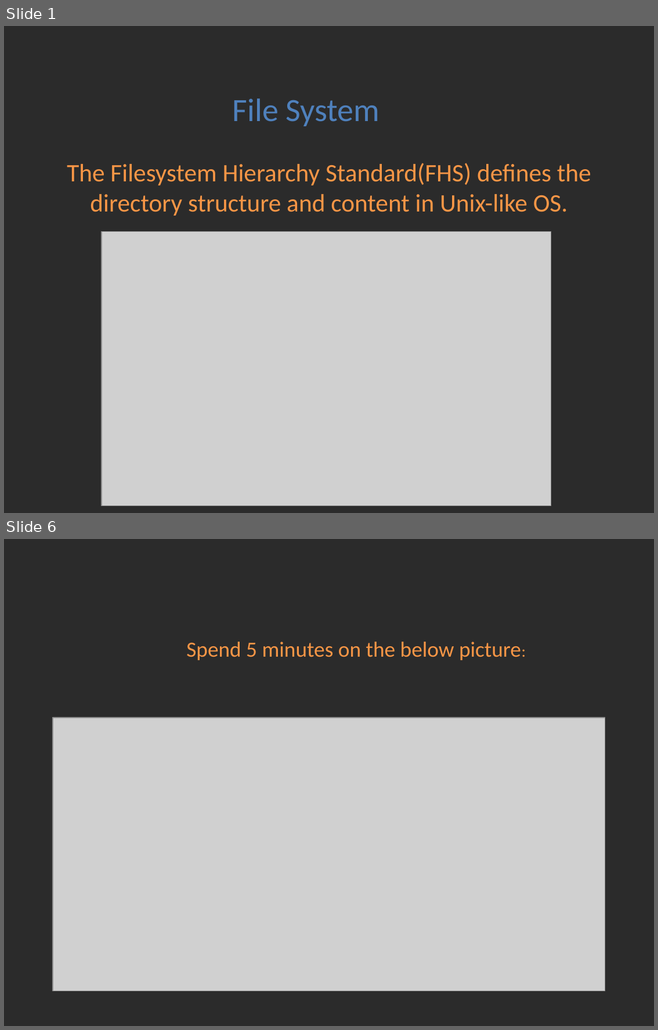
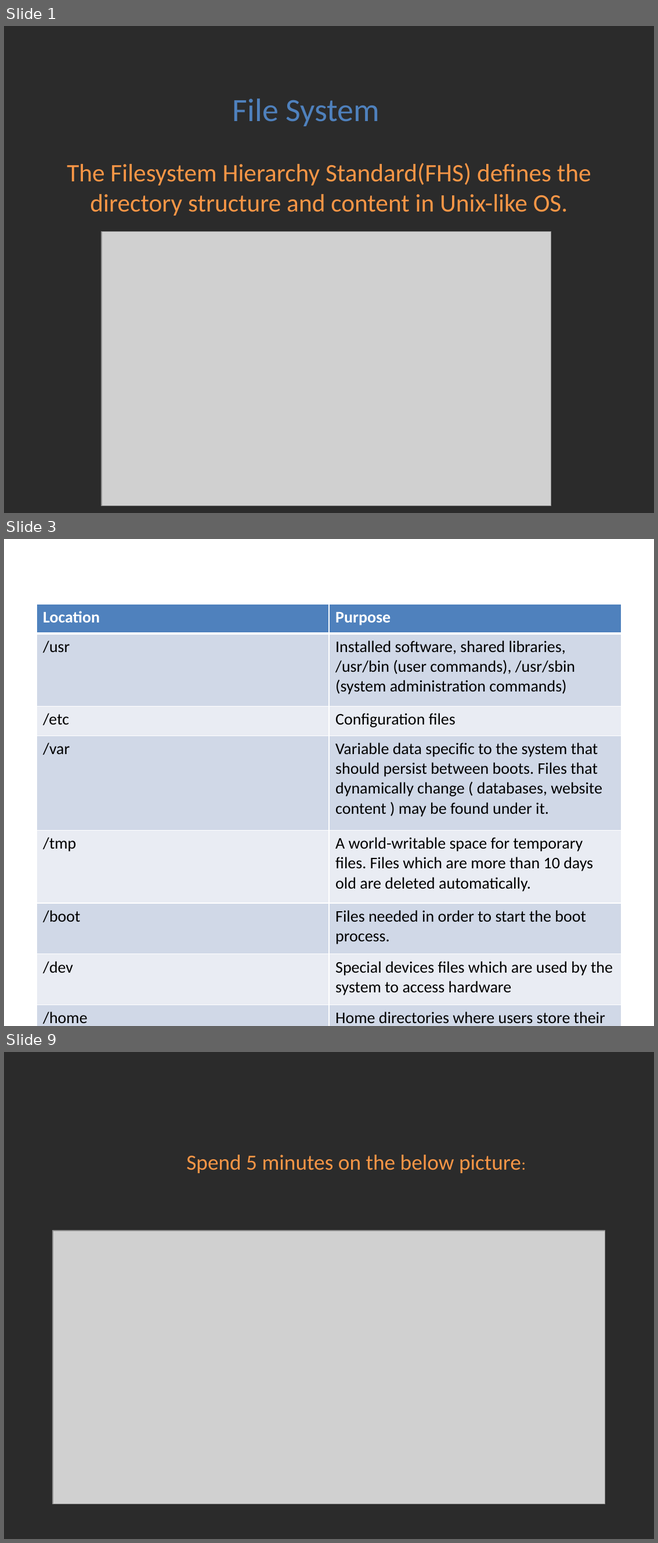
Before and after one commit to Academy-Soft-Intellect/Linux-Course, a slide deck: 3.FileSystem/03-FileSystem.pptx. Shown one above the other, each under a label of ours: slides 1 and 6 before the commit, slides 1, 3 and 9 after it; the slides between them are not shown. The pictures are 658x1030 and 658x1543 pixels, drawn with LibreOffice and Linux fonts; fonts in the diff are those of the drawing; grey boxes stand for pictures; background and template pictures are left out; a plain dark background stands for a picture behind light text. Boxes give left, top, right and bottom in pixels: in the first picture for what was removed or moved away, otherwise in the second. Text is boxed around its words. In the diff, an @@ line names an element or a change of style, - is before the commit and + after.

Commit message:
Modified filesystem.

```diff
--- a/3.FileSystem/03-FileSystem.pptx
+++ b/3.FileSystem/03-FileSystem.pptx
@@ slide 3 added at (x1=4, y1=539, x2=654, y2=1026), background picture (left out) @@
@@ table added at (x1=36, y1=604, x2=621, y2=1026), 8 rows, 2 columns @@
+Location | Purpose
+/usr | Installed software, shared libraries, /usr/bin (user commands), /usr/sbin (system administration commands)
+/etc | Configuration files
+/var | Variable data specific to the system that should persist between boots. Files that dynamically change ( databases, website content ) may be found under it.
+/tmp | A world-writable space for temporary files. Files which are more than 10 days old are deleted automatically.
+/boot | Files needed in order to start the boot process.
+/dev | Special devices files which are used by the system to access hardware
+/home | Home directories where users store their personal data and configuration files.
@@ what was slide 6 is now slide 9 @@
```
Also in this commit, not shown: 4 slides changed, 2 other slides added, 2 other files.
